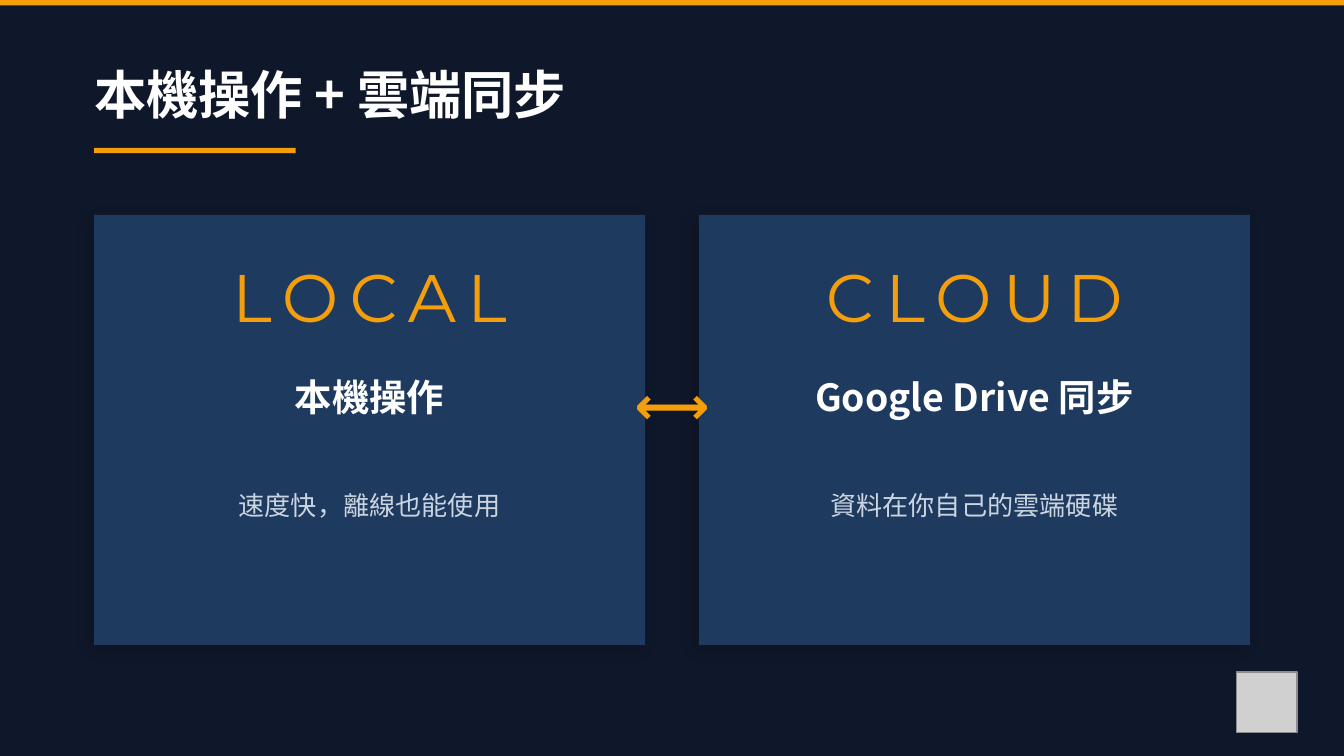
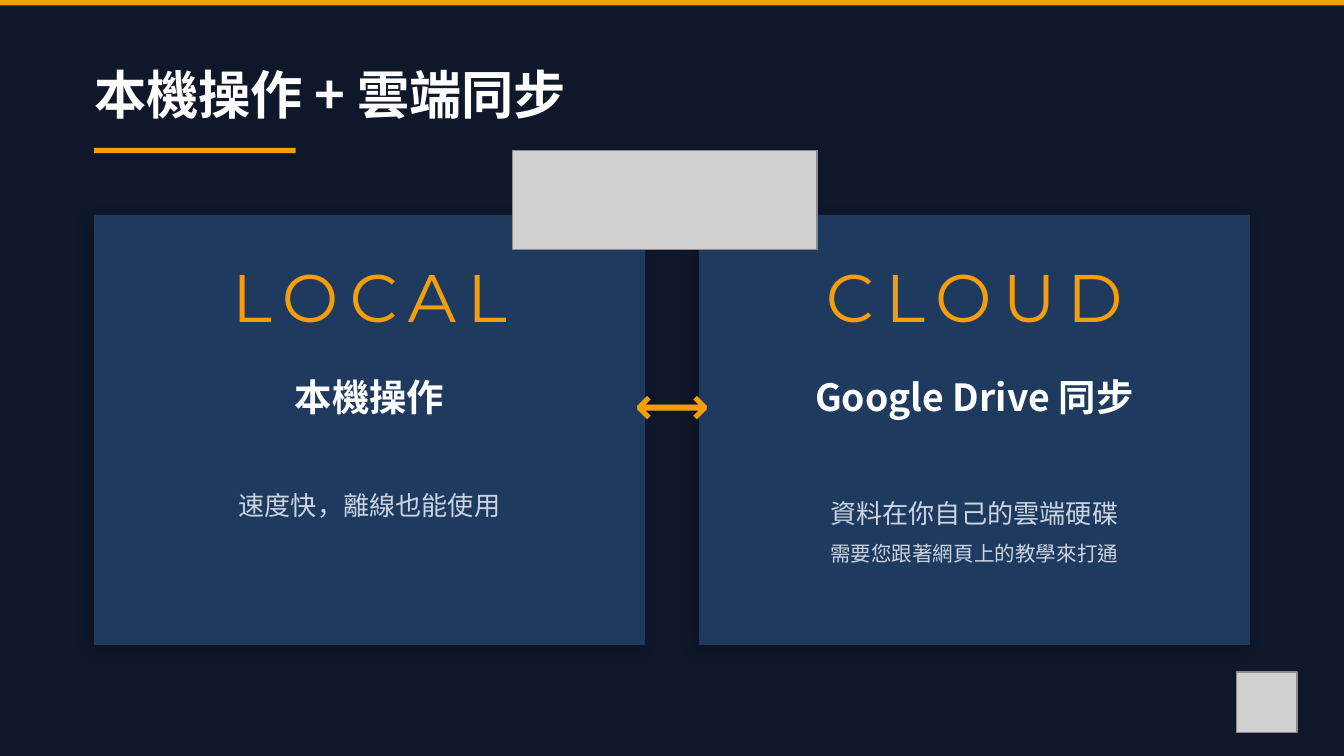
Before and after one commit to ychsue/NonBlockingLife, a slide deck: slide 18 of Discussion/Promotion/6mins/pictures.pptx (slide 15 before the commit). Drawn at 1344x756 pixels with LibreOffice and Linux fonts; fonts in the diff are those of the drawing; grey boxes stand for pictures. Boxes give left, top, right and bottom in pixels: in the first picture for what was removed or moved away, otherwise in the second. Text is boxed around its words. In the diff, an @@ line names an element or a change of style, - is before the commit and + after.

```diff
--- a/Discussion/Promotion/6mins/pictures.pptx
+++ b/Discussion/Promotion/6mins/pictures.pptx
@@ picture added at (x1=512, y1=151, x2=816, y2=250) @@
@@ text at (x1=830, y1=543, x2=1118, y2=563): paragraph added @@
+需要您跟著網頁上的教學來打通
```
Also in this commit, not shown: 7 other slides changed, 6 slides added, 3 slides removed, 22 other files.
